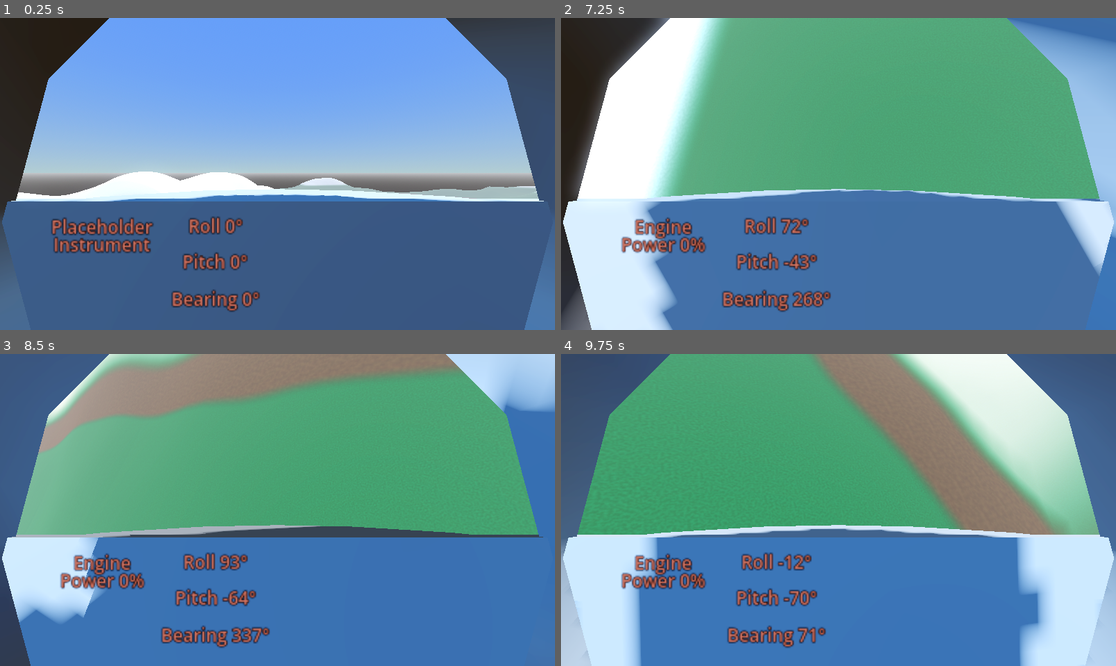
Above: before the commit, frames 1-4 (two rows, left to right).
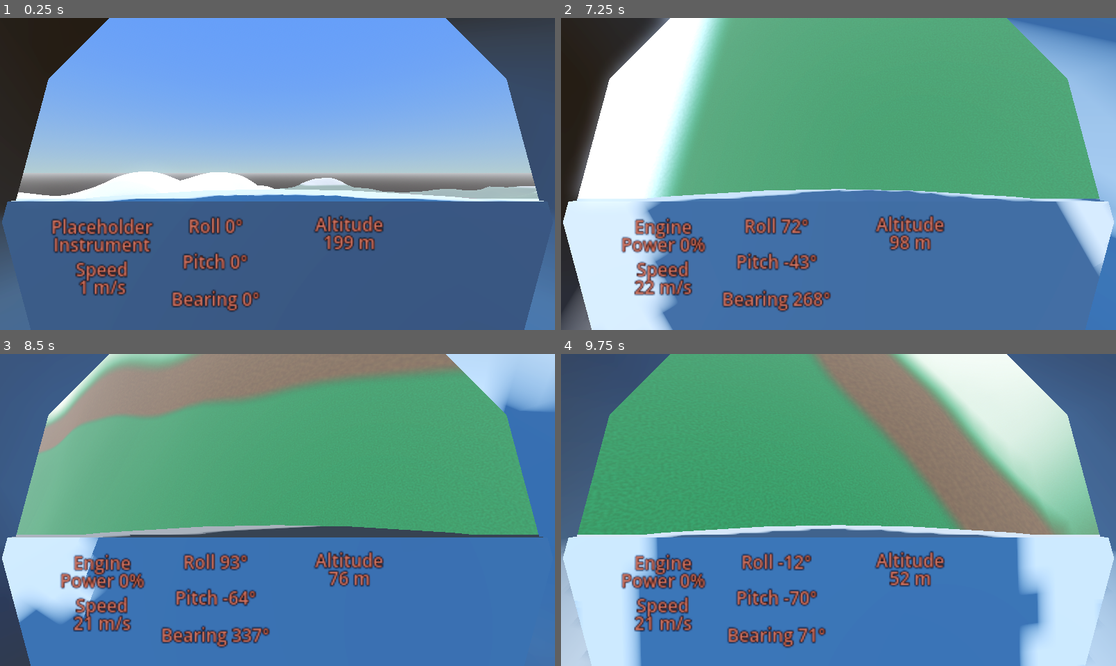
Above: after the commit, the same moments.

Repository: 100-Devs-1-Game/UndeadReckoning
Game: Godot game, scene res://Main.tscn
Same seed, same stepped clock (60 frames per second), same inputs: the game is played once before the commit and once after it. Sound files missing from this copy of the repository are replaced by a short silence.
Inputs:
- Up to frame 1 (0.25 s): no input
- Up to frame 2 (7.25 s): tap Enter at 0.5 s; hold D 0.53-1.28 s; tap Z at 0.6 s; tap Space at 0.77, 1.07, 1.52, 1.82, 3.02, 3.32, 3.77, 4.07, 4.52, 4.82, 6.02, 6.32, 6.77, 7.07 s; hold S 1.28-2.03 s; tap P at 1.35 s; hold D 2.03-2.78 s; tap O at 2.1 s; hold W 2.78-3.53 s; tap F at 2.85 s; hold A 3.53-5.03 s; tap V at 3.6 s; tap 3 at 4.35 s; hold S 5.03-5.78 s; tap 2 at 5.1 s; hold D 5.78-6.53 s; tap 1 at 5.85 s; hold W from 6.53 s (still down); hold G from 6.53 s (still down)
- Up to frame 3 (8.5 s): release W at 7.28 s; release G at 7.28 s; hold D 7.28-8.03 s; tap B at 7.35 s; tap Space at 7.52, 7.82 s; hold S from 8.03 s (still down); tap J at 8.1 s
- Up to frame 4 (9.75 s): release S at 8.78 s; hold A 8.78-9.53 s; tap M at 8.85 s; tap Space at 9.02, 9.32 s; hold W from 9.53 s (still down); hold Q from 9.53 s (still down)

The runs differ from the first frame. In frame 1, 1.5% of the frame differs, in the area x 13-70%, y 63-90%; in frame 2, 1.6%; in frame 3, 1.6%; in frame 4, 1.6%.

Commit message:
Add custom placeholder instruments

Diff:
--- /dev/null
+++ b/src/plane/custom_placeholder_instrument.gd
@@ -0,0 +1,7 @@
+class_name CustomPlaceholderInstrument
+extends PlaceholderInstrument
+
+
+
+func _process(delta: float) -> void:
+	_on_update_interface({})
--- a/src/plane/instrument.gd
+++ b/src/plane/instrument.gd
@@ -9,7 +9,8 @@
 
 func _ready() -> void:
 	assert(cockpit)
-	cockpit.aircraft.setup_finished.connect(connect_module)
+	if connect_to_module:
+		cockpit.aircraft.setup_finished.connect(connect_module)
 
 
 func connect_module():
--- a/src/plane/placeholder_cockpit.tscn
+++ b/src/plane/placeholder_cockpit.tscn
@@ -1,7 +1,9 @@
-[gd_scene load_steps=4 format=3 uid="uid://bclq6x6hk0cgq"]
+[gd_scene load_steps=6 format=3 uid="uid://bclq6x6hk0cgq"]
 
 [ext_resource type="Script" uid="uid://bfmg7h717xk3f" path="res://plane/cockpit.gd" id="1_v1erl"]
 [ext_resource type="PackedScene" uid="uid://bl7sajgcp867a" path="res://plane/placeholder_instrument.tscn" id="2_02xg3"]
+[ext_resource type="Script" uid="uid://bgn7w6iinfcjw" path="res://plane/placeholder_instrument_speed.gd" id="3_02xg3"]
+[ext_resource type="Script" uid="uid://cqa6ok0suwfmh" path="res://plane/placeholder_instrument_altitude.gd" id="4_4at1g"]
 
 [sub_resource type="BoxMesh" id="BoxMesh_ovbsc"]
 size = Vector3(2.295, 1, 0.075)
@@ -34,6 +36,12 @@
 cockpit = NodePath("../..")
 connect_to_module = "engine"
 
+[node name="Placeholder Instrument5" parent="Panel" node_paths=PackedStringArray("cockpit") instance=ExtResource("2_02xg3")]
+transform = Transform3D(1, 0, 0, 0, 1, 0, 0, 0, 1, -0.592672, 0.241035, 0.0488384)
+script = ExtResource("3_02xg3")
+display_format = ""
+cockpit = NodePath("../..")
+
 [node name="Placeholder Instrument2" parent="Panel" node_paths=PackedStringArray("cockpit") instance=ExtResource("2_02xg3")]
 transform = Transform3D(1, 0, 0, 0, 1, 0, 0, 0, 1, -0.208656, 0.417716, 0.0488384)
 display_value = "roll"
@@ -54,3 +62,9 @@
 display_format = "Bearing %d°"
 cockpit = NodePath("../..")
 connect_to_module = "InstrumentAttitude"
+
+[node name="Placeholder Instrument6" parent="Panel" node_paths=PackedStringArray("cockpit") instance=ExtResource("2_02xg3")]
+transform = Transform3D(1, 0, 0, 0, 1, 0, 0, 0, 1, 0.244908, 0.392982, 0.0488384)
+script = ExtResource("4_4at1g")
+display_format = ""
+cockpit = NodePath("../..")
--- /dev/null
+++ b/src/plane/placeholder_instrument_altitude.gd
@@ -0,0 +1,5 @@
+extends CustomPlaceholderInstrument
+
+
+func _on_update_interface(values: Dictionary):
+	label.text= "Altitude\n%d m" % cockpit.aircraft.local_altitude
--- /dev/null
+++ b/src/plane/placeholder_instrument_speed.gd
@@ -0,0 +1,6 @@
+extends CustomPlaceholderInstrument
+
+
+
+func _on_update_interface(values: Dictionary):
+	label.text= "Speed\n%d m/s" % cockpit.aircraft.air_velocity
Not shown, added: src/plane/custom_placeholder_instrument.gd.uid
Not shown, added: src/plane/placeholder_instrument_altitude.gd.uid
Not shown, added: src/plane/placeholder_instrument_speed.gd.uid
